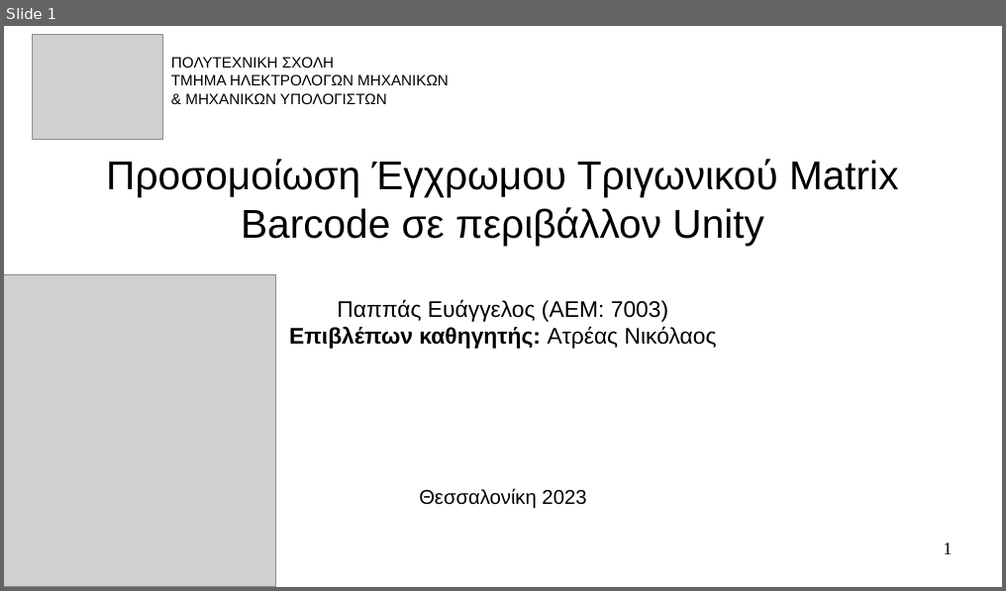
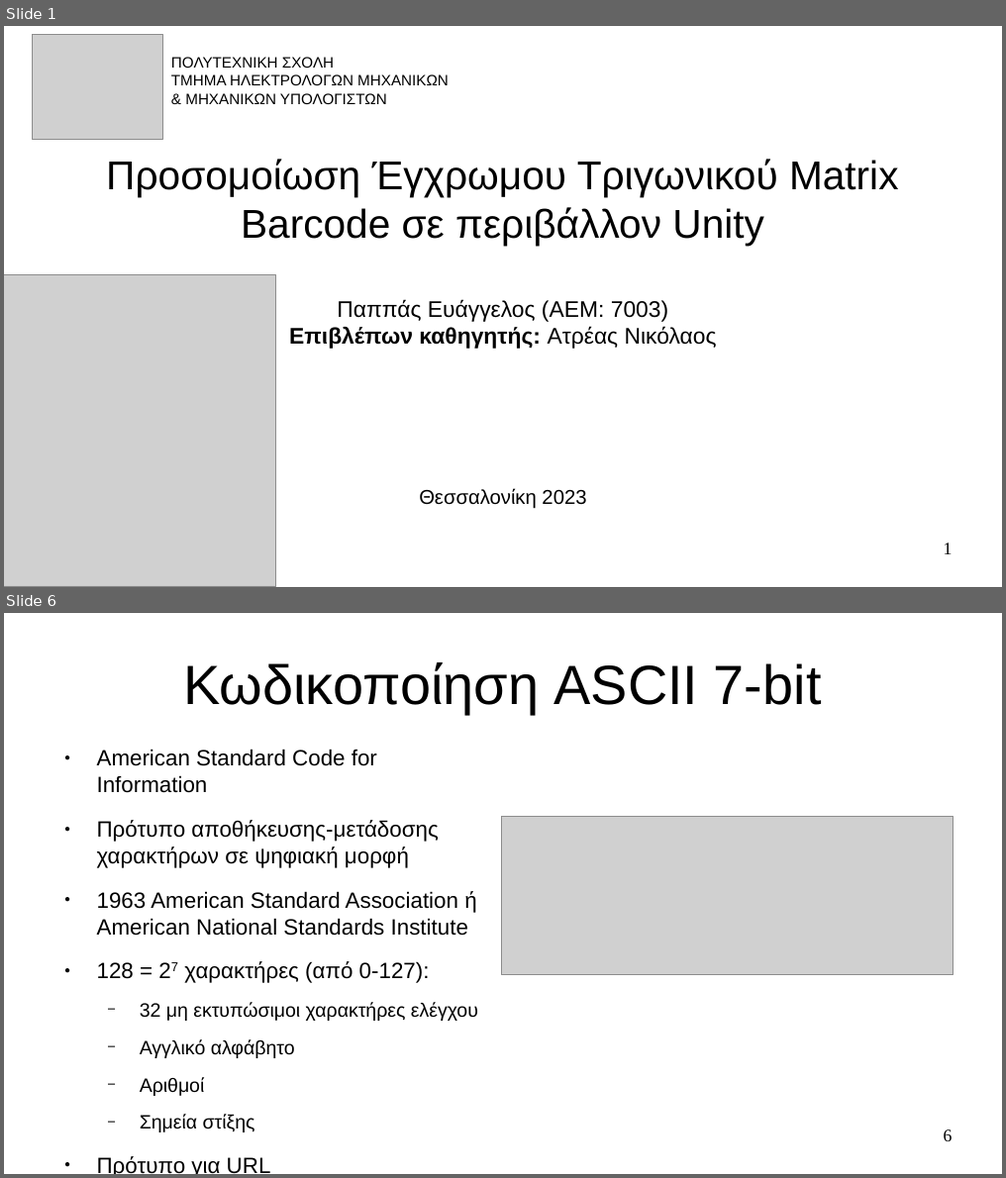
Before and after one commit to pevanget/Trigonix, a slide deck: Trigonix/Documentation/Παρουσίαση.odp. Shown one above the other, each under a label of ours: slide 1 before the commit, slides 1 and 6 after it; the slides between them are not shown. The pictures are 1006x591 and 1006x1178 pixels, drawn with LibreOffice and Linux fonts; fonts in the diff are those of the drawing; grey boxes stand for pictures. Boxes give left, top, right and bottom in pixels: in the first picture for what was removed or moved away, otherwise in the second. Text is boxed around its words. In the diff, an @@ line names an element or a change of style, - is before the commit and + after.

```diff
--- a/Trigonix/Documentation/Παρουσίαση.odp
+++ b/Trigonix/Documentation/Παρουσίαση.odp
@@ slide 6 added at box(4, 613, 1002, 1174), background #FFFFFF @@
@@ title added at box(183, 663, 822, 714), 44 pt, text #000000 @@
+Κωδικοποίηση ASCII 7-bit
@@ text added at box(97, 749, 478, 1133), 17.6 pt, text #000000 @@
+● American Standard Code for Information
+● Πρότυπο αποθήκευσης-μετάδοσης χαρακτήρων σε ψηφιακή μορφή
+● 1963 American Standard Association ή American National Standards Institute
+● 128 = 27 χαρακτήρες (από 0-127):
+  − 32 μη εκτυπώσιμοι χαρακτήρες ελέγχου
+  − Αγγλικό αλφάβητο
+  − Αριθμοί
+  − Σημεία στίξης
+● Πρότυπο για URL
@@ picture added at box(502, 816, 954, 975) @@
@@ page number added at box(944, 1130, 952, 1142), 14 pt, text #000000 @@
+6
```
Also in this commit, not shown: 2 slides changed, 6 other slides added, 2 slides removed, 4 other files.
